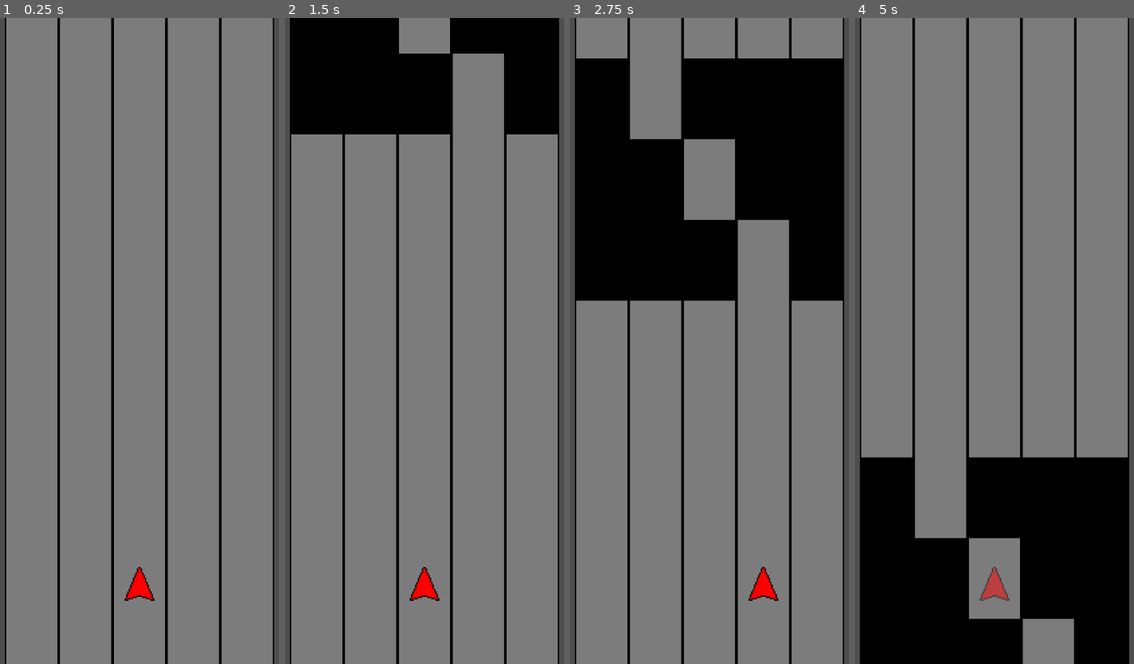
Above: before the commit, frames 1-4 (left to right).
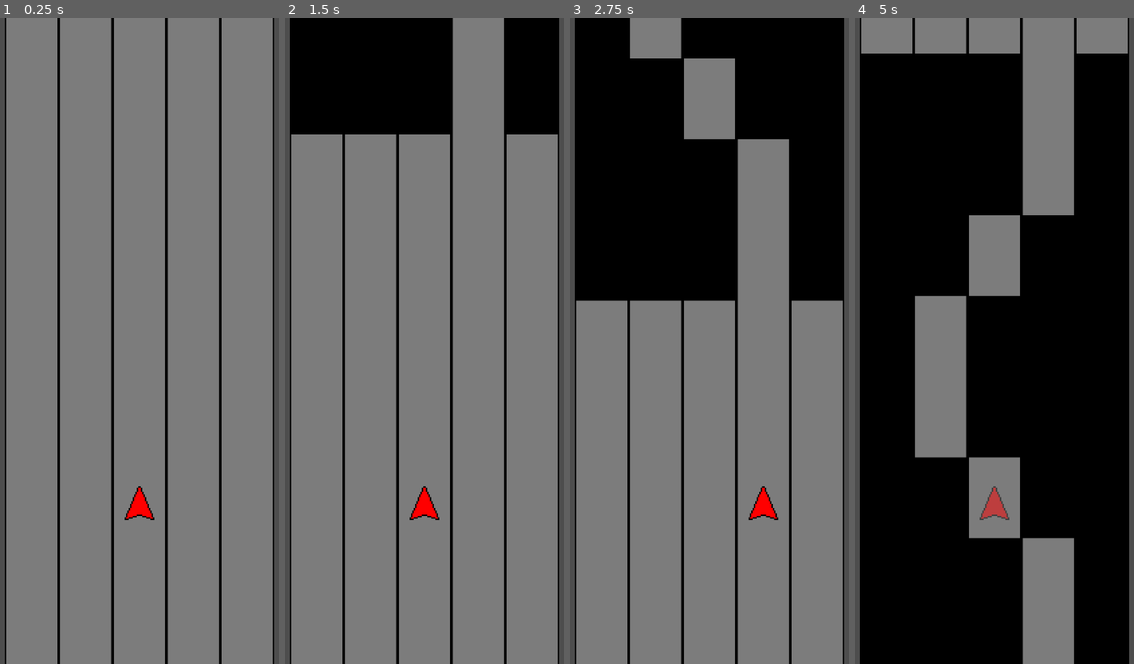
Above: after the commit, the same moments.

Repository: PizzaLovers007/Acerola-Jam-0
Game: Godot game, scene res://Scenes/Game.tscn
Two runs of this game, one before a commit and one after it. Both use one fixed random seed, a clock stepped at 60 frames per second and the inputs below. Sound files missing from this copy of the repository are replaced by a short silence.
Inputs:
- Up to frame 1 (0.25 s): no input
- Up to frame 2 (1.5 s): tap Enter at 0.5 s; hold Right (ui_right) 0.53-1.28 s; hold Left (ui_left) from 1.28 s (still down)
- Up to frame 3 (2.75 s): release Left (ui_left) at 2.03 s; hold Right (ui_right) from 2.03 s (still down)
- Up to frame 4 (5 s): release Right (ui_right) at 3.53 s; hold Left (ui_left) from 3.53 s (still down)

The runs differ from the first frame. In frame 1, 0.6% of the frame differs, in the area x 44-56%, y 72-91%; in frame 2, 2.6%; in frame 3, 14%; in frame 4, 56%, in the area x 2-98%, y 5-93%.

Commit message:
More move/obstacle patterns

Diff:
--- a/Scenes/Game.tscn
+++ b/Scenes/Game.tscn
@@ -14,8 +14,10 @@
 [ext_resource type="Script" path="res://Scripts/PostProcessing.gd" id="10_geo82"]
 [ext_resource type="Shader" path="res://Shaders/wavy.gdshader" id="10_hm5qq"]
 [ext_resource type="Shader" path="res://Shaders/dim.gdshader" id="10_l0dwx"]
+[ext_resource type="AudioStream" uid="uid://7dqaicwi31s4" path="res://Sounds/Metronomes/Perc_Metal_hi.wav" id="11_0egy8"]
 [ext_resource type="AudioStream" uid="uid://c3kjwd5u3vxby" path="res://Sounds/Metronomes/Perc_Stick_lo.wav" id="11_hd8yi"]
 [ext_resource type="Shader" path="res://Shaders/skew.gdshader" id="13_8uihi"]
+[ext_resource type="AudioStream" uid="uid://bc1f4yfidc5i2" path="res://Sounds/Metronomes/Perc_Metal_lo.wav" id="13_86x80"]
 [ext_resource type="Texture2D" uid="uid://dptw7ixoj71cx" path="res://Textures/skew.png" id="14_4ikar"]
 
 [sub_resource type="ShaderMaterial" id="ShaderMaterial_o32ba"]
@@ -40,19 +42,22 @@
 
 [node name="Player" type="AudioStreamPlayer" parent="System/Conductor"]
 stream = ExtResource("3_gouwi")
-volume_db = -8.0
+volume_db = -6.0
 
 [node name="Metronome" type="Node" parent="System" groups=["metronome"]]
 script = ExtResource("4_1sy8f")
 
 [node name="HiTick" type="AudioStreamPlayer" parent="System/Metronome"]
 stream = ExtResource("5_etcyu")
+volume_db = 6.0
 
 [node name="LoTick" type="AudioStreamPlayer" parent="System/Metronome"]
 stream = ExtResource("6_um2jl")
+volume_db = 6.0
 
 [node name="8thTick" type="AudioStreamPlayer" parent="System/Metronome"]
 stream = ExtResource("7_ncv6h")
+volume_db = 6.0
 
 [node name="Background" type="Node2D" parent="."]
 
@@ -76,15 +81,25 @@
 
 [node name="TellTick" type="AudioStreamPlayer" parent="ObstacleSpawner"]
 stream = ExtResource("10_eq0ud")
+volume_db = 8.0
+
+[node name="TellTickInverse" type="AudioStreamPlayer" parent="ObstacleSpawner"]
+stream = ExtResource("11_0egy8")
+volume_db = 8.0
 
 [node name="MoveTick" type="AudioStreamPlayer" parent="ObstacleSpawner"]
 stream = ExtResource("11_hd8yi")
+volume_db = 8.0
+
+[node name="MoveTickInverse" type="AudioStreamPlayer" parent="ObstacleSpawner"]
+stream = ExtResource("13_86x80")
+volume_db = 8.0
 
 [node name="Obstacles" type="Node2D" parent="ObstacleSpawner"]
 
 [node name="Player" parent="." instance=ExtResource("3_22ywp")]
 z_index = 1
-position = Vector2(320, 840)
+position = Vector2(320, 720)
 
 [node name="PostProcessing" type="Node" parent="."]
 script = ExtResource("10_geo82")
--- a/Scripts/Attacks/Obstacle.gd
+++ b/Scripts/Attacks/Obstacle.gd
@@ -15,8 +15,9 @@
 		queue_free()
 
 
-func move() -> void:
-	var target_origin = transform.origin + Constants.OBSTACLE_HEIGHT * Vector2.DOWN
+func move(inverse: bool = false) -> void:
+	var move_vector = Constants.OBSTACLE_HEIGHT * Vector2.DOWN * (-1 if inverse else 1)
+	var target_origin = transform.origin + move_vector
 	var tween = get_tree().create_tween()
 	tween.set_ease(Tween.EASE_OUT)
 	tween.set_trans(Tween.TRANS_QUINT)
--- a/Scripts/Attacks/ObstacleSpawner.gd
+++ b/Scripts/Attacks/ObstacleSpawner.gd
@@ -7,12 +7,14 @@
 @onready var conductor: Conductor = get_tree().get_first_node_in_group("conductor")
 @onready var obstacles_node: Node2D = $Obstacles
 @onready var tell_tick: AudioStreamPlayer = $TellTick
+@onready var tell_tick_inverse: AudioStreamPlayer = $TellTickInverse
 @onready var move_tick: AudioStreamPlayer = $MoveTick
+@onready var move_tick_inverse: AudioStreamPlayer = $MoveTickInverse
 
 var _obstacle_scene: PackedScene = preload("res://Scenes/Objects/Obstacle.tscn")
 var _next_spawn: int = 2
-var _next_pattern: Array = Constants.PATTERNS.pick_random()
-var _move_pattern: Array[bool] = [true, false, true, false, true, false, true, false]
+var _next_pattern: Array = Constants.OBSTACLE_PATTERNS.pick_random()
+var _move_pattern: Array[int] = [1,0,1,0,1,0,1,0]
 
 # Called when the node enters the scene tree for the first time.
 func _ready() -> void:
@@ -35,8 +37,8 @@
 	match measure % 4:
 		3:
 			var half_beat_norm = beat_norm * 2 + fract
-			if _move_pattern[half_beat_norm]:
-				_tick()
+			if _move_pattern[half_beat_norm] != 0:
+				_tick(_move_pattern[half_beat_norm] == -1)
 		_:
 			if fract == 0:
 				_tick()
@@ -45,27 +47,38 @@
 	var measure = beat / 4
 	var beat_norm = beat % 4
 	if measure % 4 == 1 and beat_norm == 0 and fract == 0:
-		var pattern = Constants.MOVE_PATTERNS.pick_random()
+		var pattern = [
+			#Constants.MOVE_PATTERNS.pick_random(),
+			#Constants.MOVE_PATTERNS.pick_random(),
+			Constants.MOVE_INVERSE_PATTERNS.pick_random()
+		].pick_random()
 		for i in range(0, 8):
-			_move_pattern[i] = (pattern & (1 << (7-i))) != 0
+			_move_pattern[i] = pattern[i]
 
 	var half_beat_norm = beat_norm * 2 + fract
 	match measure % 4:
 		2:
-			if _move_pattern[half_beat_norm]:
+			if _move_pattern[half_beat_norm] == 1:
 				tell_tick.play()
+			elif _move_pattern[half_beat_norm] == -1:
+				tell_tick_inverse.play()
 		3:
-			if _move_pattern[half_beat_norm]:
+			if _move_pattern[half_beat_norm] == 1:
 				move_tick.play()
+			if _move_pattern[half_beat_norm] == -1:
+				move_tick_inverse.play()
 
 
-func _tick() -> void:
-	_handle_spawning()
+func _tick(inverse: bool = false) -> void:
+	_handle_spawning(inverse)
 	for obstacle in obstacles_node.get_children() as Array[Obstacle]:
-		obstacle.move()
+		obstacle.move(inverse)
 
 
-func _handle_spawning() -> void:
+func _handle_spawning(inverse: bool = false) -> void:
+	if inverse:
+		_next_spawn += 1
+		return
 	if _next_spawn > 0:
 		_next_spawn -= 1
 		return
@@ -76,5 +89,5 @@
 			if (row >> (2-c)) % 2 == 1:
 				_spawn_obstacle(c, i)
 
-	_next_pattern = Constants.PATTERNS.pick_random()
-	_next_spawn += pattern.size() + randi_range(5, 8)
+	_next_pattern = Constants.OBSTACLE_PATTERNS.pick_random()
+	_next_spawn += pattern.size() + randi_range(1, 3)
--- a/Scripts/Core/Constants.gd
+++ b/Scripts/Core/Constants.gd
@@ -10,51 +10,15 @@
 
 const OBSTACLE_HEIGHT: int = 120
 
-const PATTERNS: Array = [
-	[
-		0b01111,
-	],
-	[
-		0b10111,
-	],
-	[
-		0b11011,
-	],
-	[
-		0b11101,
-	],
-	[
-		0b11110,
-	],
-	[
-		0b11011,
-		0b11101,
-		0b11110,
-	],
-	[
-		0b10111,
-		0b11011,
-		0b11101,
-	],
-	[
-		0b01111,
-		0b10111,
-		0b11011,
-	],
-	[
-		0b11011,
-		0b10111,
-		0b01111,
-	],
+const OBSTACLE_PATTERNS: Array = [
 	[
 		0b11101,
 		0b11011,
 		0b10111,
-	],
-	[
-		0b11110,
+		0b11011,
 		0b11101,
 		0b11011,
+		0b10111,
 	],
 	[
 		0b10111,
@@ -62,21 +26,145 @@
 		0b11101,
 		0b11011,
 		0b10111,
+		0b11011,
+		0b11101,
 	],
 	[
 		0b11101,
 		0b11011,
+		0b11011,
+		0b10111,
+		0b11011,
+		0b11011,
+		0b11101,
+	],
+	[
+		0b10111,
+		0b11011,
+		0b11011,
+		0b10111,
+		0b11011,
+		0b11011,
+		0b10111,
+	],
+	[
+		0b11101,
+		0b11110,
+		0b11101,
+		0b11011,
+		0b10111,
+		0b01111,
+		0b10111,
+	],
+	[
+		0b10111,
+		0b01111,
 		0b10111,
 		0b11011,
 		0b11101,
+		0b11110,
+		0b11101,
+	],
+	[
+		0b10101,
+		0b00000,
+		0b01010,
+		0b00000,
+		0b10101,
+		0b00000,
+		0b01010,
+		0b00000,
+		0b10101,
+	],
+	[
+		0b01010,
+		0b00000,
+		0b10101,
+		0b00000,
+		0b01010,
+		0b00000,
+		0b10101,
+		0b00000,
+		0b01010,
+	],
+	[
+		0b10101,
+		0b01010,
+		0b10101,
+		0b01010,
+		0b10101,
+		0b01010,
+		0b10101,
+	],
+	[
+		0b01010,
+		0b10101,
+		0b01010,
+		0b10101,
+		0b01010,
+		0b10101,
+		0b01010,
+	],
+	[
+		0b10111,
+		0b10111,
+		0b11011,
+		0b11101,
+		0b11101,
+		0b11011,
+		0b10111,
+		0b10111,
+	],
+	[
+		0b11101,
+		0b11101,
+		0b11011,
+		0b10111,
+		0b10111,
+		0b11011,
+		0b11101,
+		0b11101,
+	],
+	[
+		0b10101,
+		0b10101,
+		0b11011,
+		0b11011,
+		0b10101,
+		0b10101,
+	],
+	[
+		0b10101,
+		0b01110,
+		0b01110,
+		0b10101,
+		0b10101,
+		0b01110,
+		0b01110,
+		0b10101,
 	],
 ]
 
-const MOVE_PATTERNS: Array[int] = [
-	0b11101010,
-	0b10111010,
-	0b10101110,
-	0b11011010,
-	0b01010110,
-	0b11111110,
+const MOVE_PATTERNS: Array = [
+	[1,1,1,0,1,0,1,0],
+	[1,0,1,1,1,0,1,0],
+	[1,0,1,0,1,1,1,0],
+	[1,1,1,0,1,1,1,0],
+	[1,1,1,1,1,1,1,0],
+	[1,1,0,1,1,0,1,0],
+	[1,0,1,1,0,1,1,0],
+	[1,1,0,1,1,1,1,0],
+	[1,1,1,1,0,1,1,0],
+	[1,0,0,1,0,1,1,0],
+	[0,1,0,1,0,1,1,0],
+	[0,1,1,0,0,1,1,0],
 ]
+
+const MOVE_INVERSE_PATTERNS: Array = [
+	[-1,0,1,0,1,0,1,0],
+	[1,0,-1,0,1,0,1,0],
+	[1,0,1,0,-1,0,1,0],
+	[1,0,1,0,1,0,-1,0],
+	[-1,0,1,0,-1,0,1,0],
+	[1,0,-1,0,1,0,-1,0],
+]
Not shown: 1 places in Scenes/Game.tscn that only renumber resources
